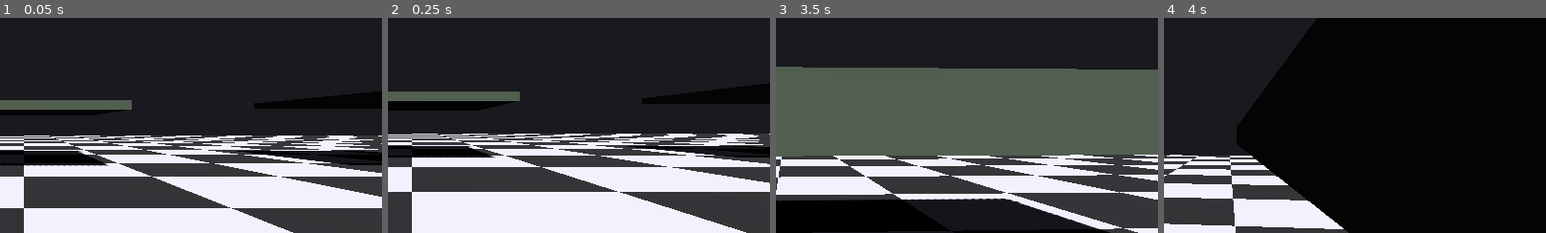
Above: before the commit, frames 1-4 (left to right).
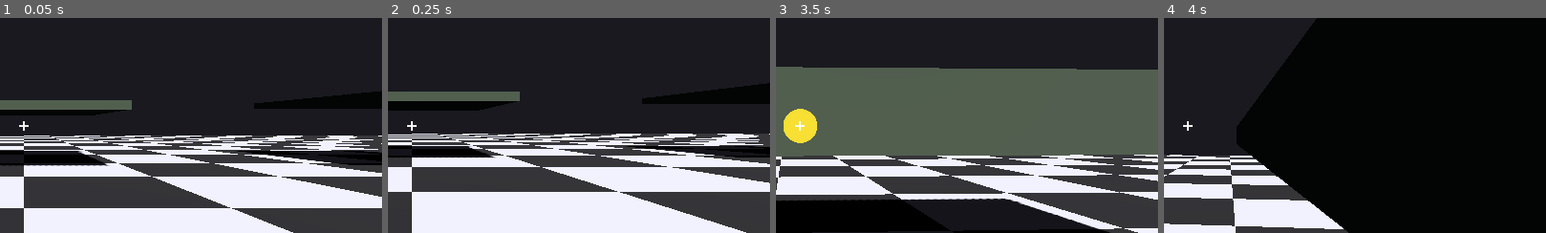
Above: after the commit, the same moments.

Repository: radomirsky/190K-G.O.P
Game: Godot game, scene res://main.tscn
Two runs of this game, one before a commit and one after it. Both use one fixed random seed, a clock stepped at 60 frames per second and the inputs below.
Inputs (mouse positions are % of the whole screen's width and height, from its top left):
- Up to frame 1 (0.05 s): no input
- Up to frame 2 (0.25 s): no input
- Up to frame 3 (3.5 s): tap Enter at 0.5 s; move the mouse to (49, 52) at 0.52 s; hold W 0.53-2.78 s; tap Q at 0.6 s; click (49, 52) at 0.67 s; tap Space at 0.77, 1.52, 3.02 s; move the mouse to (57, 51) at 1.27 s; tap Shift at 1.35 s; click (57, 51) at 1.42 s; move the mouse to (42, 49) at 2.02 s; tap R at 2.1 s; click (42, 49) at 2.17 s; move the mouse to (51, 50) at 2.77 s; hold A from 2.78 s (still down); tap Z at 2.85 s; click (51, 50) at 2.92 s
- Up to frame 4 (4 s): move the mouse to (46, 48) at 3.52 s; release A at 3.53 s; hold W from 3.53 s (still down); tap X at 3.6 s; click (46, 48) at 3.67 s; tap Space at 3.77 s
The pictures show only the part of the screen within x 47-97%, y 25-75%; the shares and areas given below are measured in that part.

The runs differ from the first frame. In frame 1, less than 0.1% of the frame differs, in the area x 5-8%, y 48-53%; in frame 2, less than 0.1%; in frame 3, 1.1%, in the area x 2-11%, y 42-59%; in frame 4, less than 0.1%.

Commit message:
Прицел по центру + жёлтая точка на месте попадания луча (индикация)
Made-with: Cursor

Diff:
--- a/player.gd
+++ b/player.gd
@@ -17,6 +17,7 @@
 @export var pyramid_spawn_height: float = 0.575
 @export var glue_look_distance: float = 4.0
 @export var glue_pair_max_distance: float = 1.45
+@export var aim_ray_length: float = 48.0
 
 var gravity: float = ProjectSettings.get_setting("physics/3d/default_gravity")
 
@@ -31,6 +32,8 @@
 var _held_saved_collision_mask: int = 1
 var _cubes_world_locked: bool = false
 var _want_mouse_captured: bool = true
+var _crosshair_layer: CanvasLayer = null
+var _hit_marker: MeshInstance3D = null
 
 
 func _ready() -> void:
@@ -41,6 +44,7 @@
 		var cb := Callable(self, "_restore_mouse_capture_after_focus")
 		if not win.focus_entered.is_connected(cb):
 			win.focus_entered.connect(cb)
+	call_deferred("_setup_aim_feedback")
 
 
 func _notification(what: int) -> void:
@@ -177,6 +181,83 @@
 		_held.linear_velocity = Vector3.ZERO
 		_held.angular_velocity = Vector3.ZERO
 
+	_update_aim_feedback()
+
+
+func _setup_aim_feedback() -> void:
+	if _crosshair_layer == null:
+		_crosshair_layer = CanvasLayer.new()
+		_crosshair_layer.layer = 100
+		add_child(_crosshair_layer)
+		var root := Control.new()
+		root.set_anchors_preset(Control.PRESET_FULL_RECT)
+		root.mouse_filter = Control.MOUSE_FILTER_IGNORE
+		_crosshair_layer.add_child(root)
+		var cc := CenterContainer.new()
+		cc.set_anchors_preset(Control.PRESET_FULL_RECT)
+		root.add_child(cc)
+		var cross := Control.new()
+		cross.custom_minimum_size = Vector2(22, 22)
+		var vbar := ColorRect.new()
+		vbar.position = Vector2(10, 3)
+		vbar.size = Vector2(2, 16)
+		vbar.color = Color(1, 1, 1, 0.92)
+		var hbar := ColorRect.new()
+		hbar.position = Vector2(3, 10)
+		hbar.size = Vector2(16, 2)
+		hbar.color = Color(1, 1, 1, 0.92)
+		cross.add_child(vbar)
+		cross.add_child(hbar)
+		cc.add_child(cross)
+
+	if _hit_marker == null:
+		var scene := get_tree().current_scene
+		if scene == null:
+			return
+		_hit_marker = MeshInstance3D.new()
+		var sm := SphereMesh.new()
+		sm.radius = 0.065
+		sm.height = 0.13
+		_hit_marker.mesh = sm
+		var mat := StandardMaterial3D.new()
+		mat.albedo_color = Color(1.0, 0.9, 0.2, 0.95)
+		mat.transparency = BaseMaterial3D.TRANSPARENCY_ALPHA
+		mat.shading_mode = BaseMaterial3D.SHADING_MODE_UNSHADED
+		_hit_marker.cast_shadow = GeometryInstance3D.SHADOW_CASTING_SETTING_OFF
+		_hit_marker.material_override = mat
+		_hit_marker.visible = false
+		scene.add_child(_hit_marker)
+
+
+func _update_aim_feedback() -> void:
+	if _hit_marker == null or _camera == null or not is_inside_tree():
+		return
+	var from: Vector3
+	var dir: Vector3
+	if Input.mouse_mode == Input.MOUSE_MODE_CAPTURED:
+		if _crosshair_layer:
+			_crosshair_layer.visible = true
+		from = _camera.global_position
+		dir = -_camera.global_transform.basis.z
+	else:
+		if _crosshair_layer:
+			_crosshair_layer.visible = false
+		from = _camera.project_ray_origin(get_viewport().get_mouse_position())
+		dir = _camera.project_ray_normal(get_viewport().get_mouse_position())
+
+	var space := get_world_3d().direct_space_state
+	var q := PhysicsRayQueryParameters3D.create(from, from + dir * aim_ray_length)
+	q.exclude = [get_rid()]
+	var hit: Dictionary = space.intersect_ray(q)
+	if hit.is_empty():
+		_hit_marker.visible = false
+		return
+	var n := Vector3.UP
+	if hit.has("normal"):
+		n = hit["normal"] as Vector3
+	_hit_marker.global_position = hit.position as Vector3 + n * 0.04
+	_hit_marker.visible = true
+
 
 func _get_throwable_mesh(rb: RigidBody3D) -> MeshInstance3D:
 	return rb.get_node_or_null("MeshInstance3D") as MeshInstance3D
